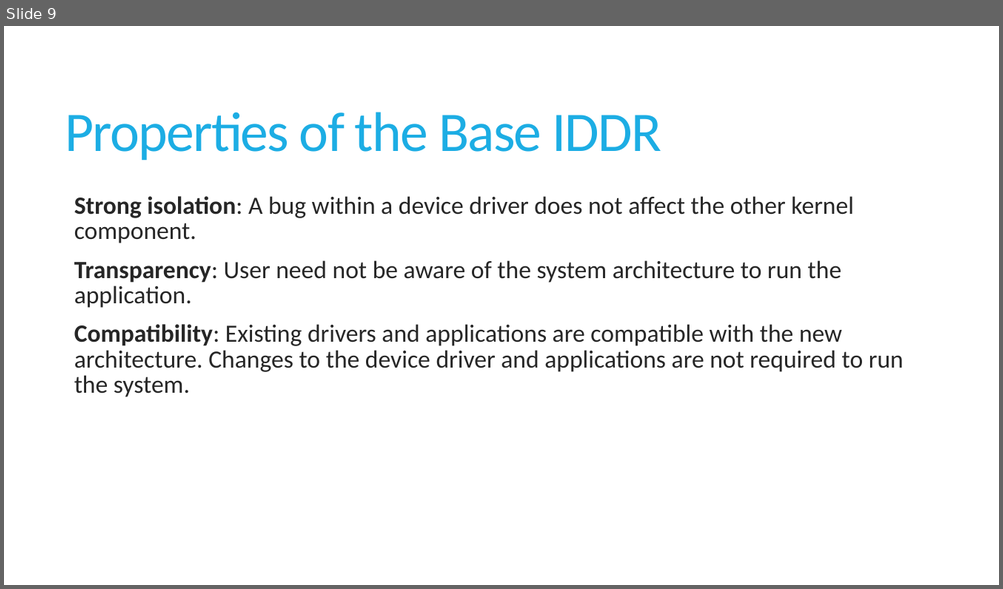
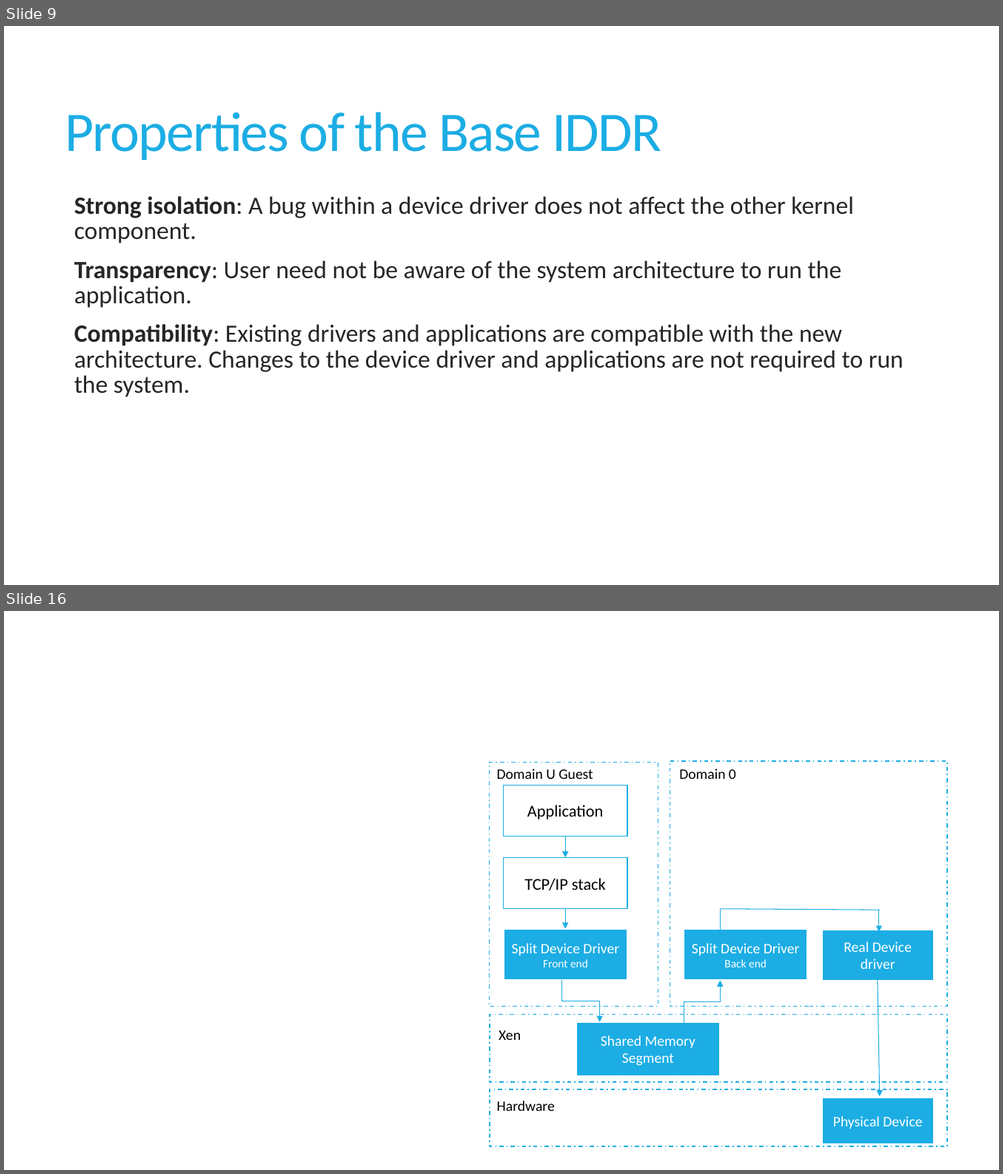
Before and after one commit to sushirol/Isolated-Driver-Domain, a slide deck: doc/presentation/IDDR.pptx. Shown one above the other, each under a label of ours: slide 9 before the commit, slides 9 and 16 after it; the slides between them are not shown. The pictures are 1003x589 and 1003x1174 pixels, drawn with LibreOffice and Linux fonts; fonts in the diff are those of the drawing. Boxes give left, top, right and bottom in pixels: in the first picture for what was removed or moved away, otherwise in the second. Text is boxed around its words. In the diff, an @@ line names an element or a change of style, - is before the commit and + after.

```diff
--- a/doc/presentation/IDDR.pptx
+++ b/doc/presentation/IDDR.pptx
@@ slide 16 added at [4,611,999,1170], background #FFFFFF @@
@@ rectangle added at [489,763,657,1006], fill #FFFFFF, outline #1CADE4 1 pt dashed @@
@@ rectangle added at [669,761,947,1006], fill #FFFFFF, outline #1CADE4 1 pt dashed @@
@@ text added at [497,769,592,779], 14 pt, text #000000 @@
+Domain U Guest
@@ rectangle added at [504,786,627,837], fill #FFFFFF, outline #1CADE4 1 pt, 16 pt, text #000000 @@
+Application
@@ text added at [679,769,736,779], 14 pt, text #000000 @@
+Domain 0
@@ arrow added from (565, 836) to (565, 858), #1CADE4 0.75 pt @@
@@ rectangle added at [504,858,627,909], fill #FFFFFF, outline #1CADE4 1 pt, 16 pt, text #000000 @@
+TCP/IP stack
@@ arrow added from (565, 909) to (565, 929), #1CADE4 0.75 pt @@
@@ line added from (720, 909) to (880, 910), #1CADE4 0.75 pt @@
@@ line added from (720, 931) to (720, 909), #1CADE4 0.75 pt @@
@@ arrow added from (879, 910) to (879, 932), #1CADE4 0.75 pt @@
@@ rectangle added at [504,930,628,981], fill #1CADE4, outline #FFFFFF 1.5 pt, 14 pt, text #FFFFFF @@
+Split Device Driver
+Front end
@@ rectangle added at [684,930,808,981], fill #1CADE4, outline #FFFFFF 1.5 pt, 14 pt, text #FFFFFF @@
+Split Device Driver
+Back end
@@ rectangle added at [822,930,933,981], fill #1CADE4, outline #FFFFFF 1.5 pt, 14 pt, text #FFFFFF @@
+Real Device driver
@@ elbow arrow added from (561, 980) to (600, 1023), #1CADE4 0.75 pt @@
@@ elbow arrow added from (684, 1024) to (720, 980), #1CADE4 0.75 pt @@
@@ arrow added from (878, 980) to (879, 1096), #1CADE4 0.75 pt @@
@@ rectangle added at [489,1014,947,1082], fill #FFFFFF, outline #1CADE4 1 pt dashed @@
@@ text added at [498,1031,521,1040], 14 pt, text #000000 @@
+Xen
@@ rectangle added at [576,1023,720,1076], fill #1CADE4, outline #FFFFFF 1.5 pt, 14 pt, text #FFFFFF @@
+Shared Memory Segment
@@ rectangle added at [489,1090,947,1147], fill #FFFFFF, outline #1CADE4 1 pt dashed @@
@@ rectangle added at [822,1098,933,1145], fill #1CADE4, outline #FFFFFF 1.5 pt, 14 pt, text #FFFFFF @@
+Physical Device
@@ text added at [497,1101,555,1111], 14 pt, text #000000 @@
+Hardware
```
Also in this commit, not shown: 2 slides changed, 5 other slides added.
